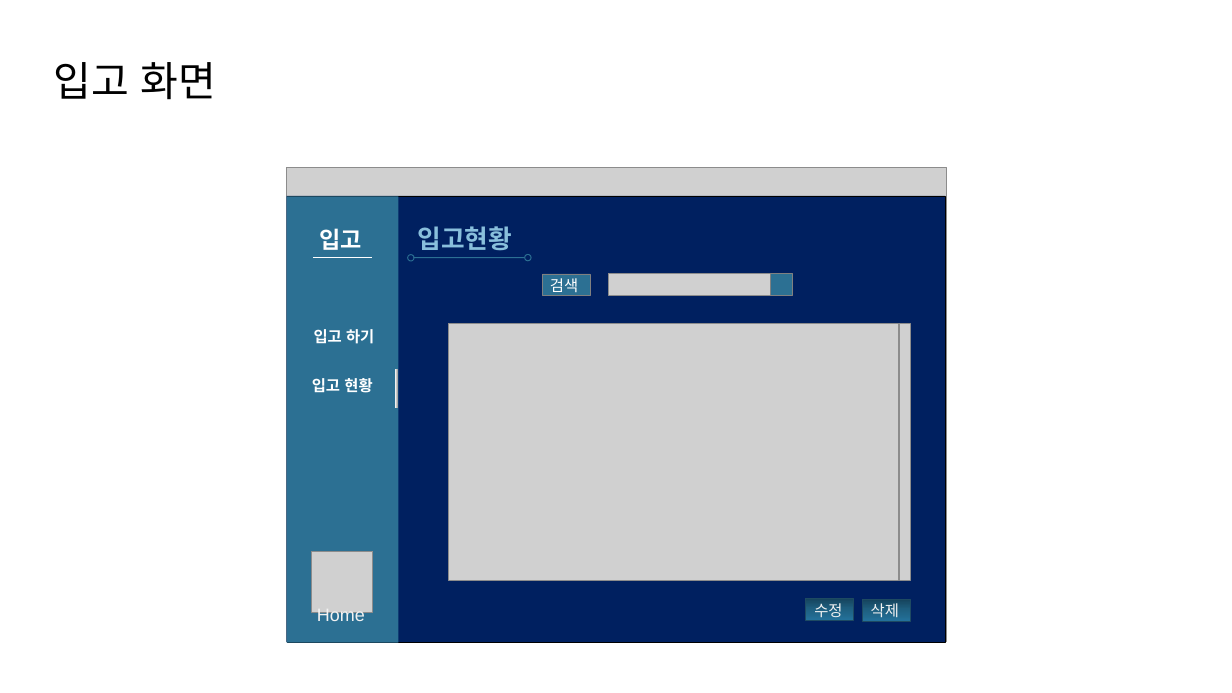
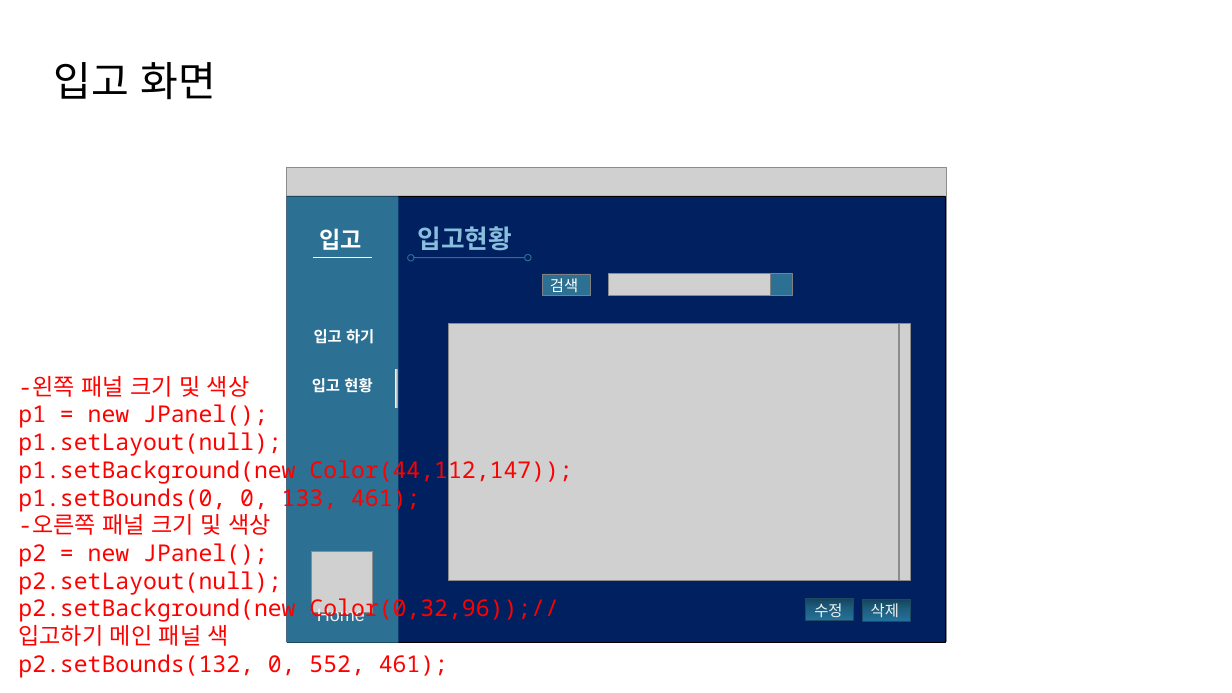
Before and after one commit to JeongJunui/2023_dita_TeamA, a slide deck: slide 10 of 프로젝트 화면설계.pptx. Drawn at 1232x693 pixels with LibreOffice and Linux fonts; fonts in the diff are those of the drawing; grey boxes stand for pictures; background and template pictures are left out. Boxes give left, top, right and bottom in pixels: in the first picture for what was removed or moved away, otherwise in the second. Text is boxed around its words. In the diff, an @@ line names an element or a change of style, - is before the commit and + after.

```diff
--- a/프로젝트 화면설계.pptx
+++ b/프로젝트 화면설계.pptx
@@ text added at bbox=[18, 376, 572, 678], 18 pt, text #FF0000 @@
+-왼쪽 패널 크기 및 색상
+p1 = new JPanel();
+p1.setLayout(null);
+p1.setBackground(new Color(44,112,147));
+p1.setBounds(0, 0, 133, 461);
+-오른쪽 패널 크기 및 색상
+p2 = new JPanel();
+p2.setLayout(null);
+p2.setBackground(new Color(0,32,96));// 입고하기 메인 패널 색
+p2.setBounds(132, 0, 552, 461);
```
Also in this commit, not shown: 15 other files.
